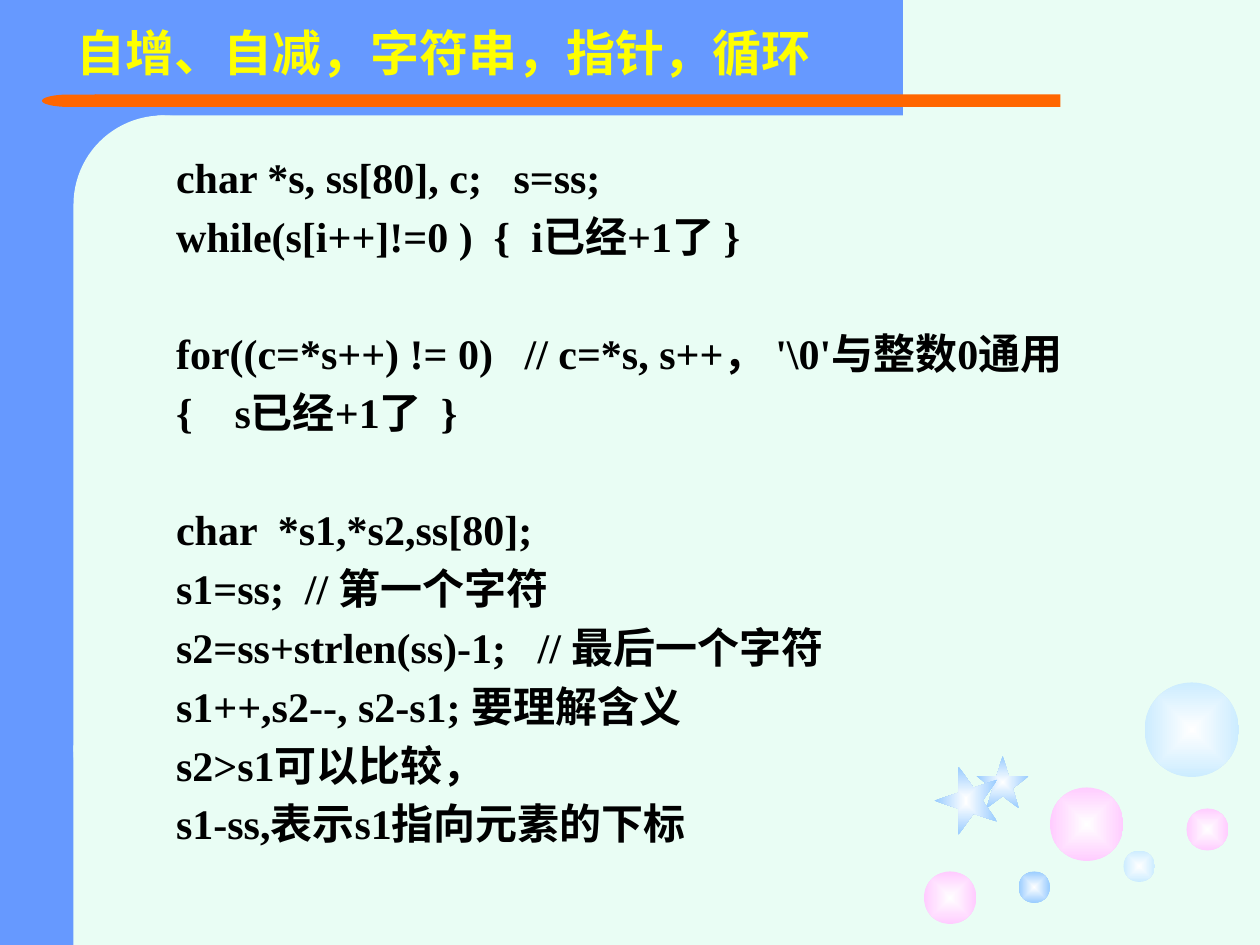
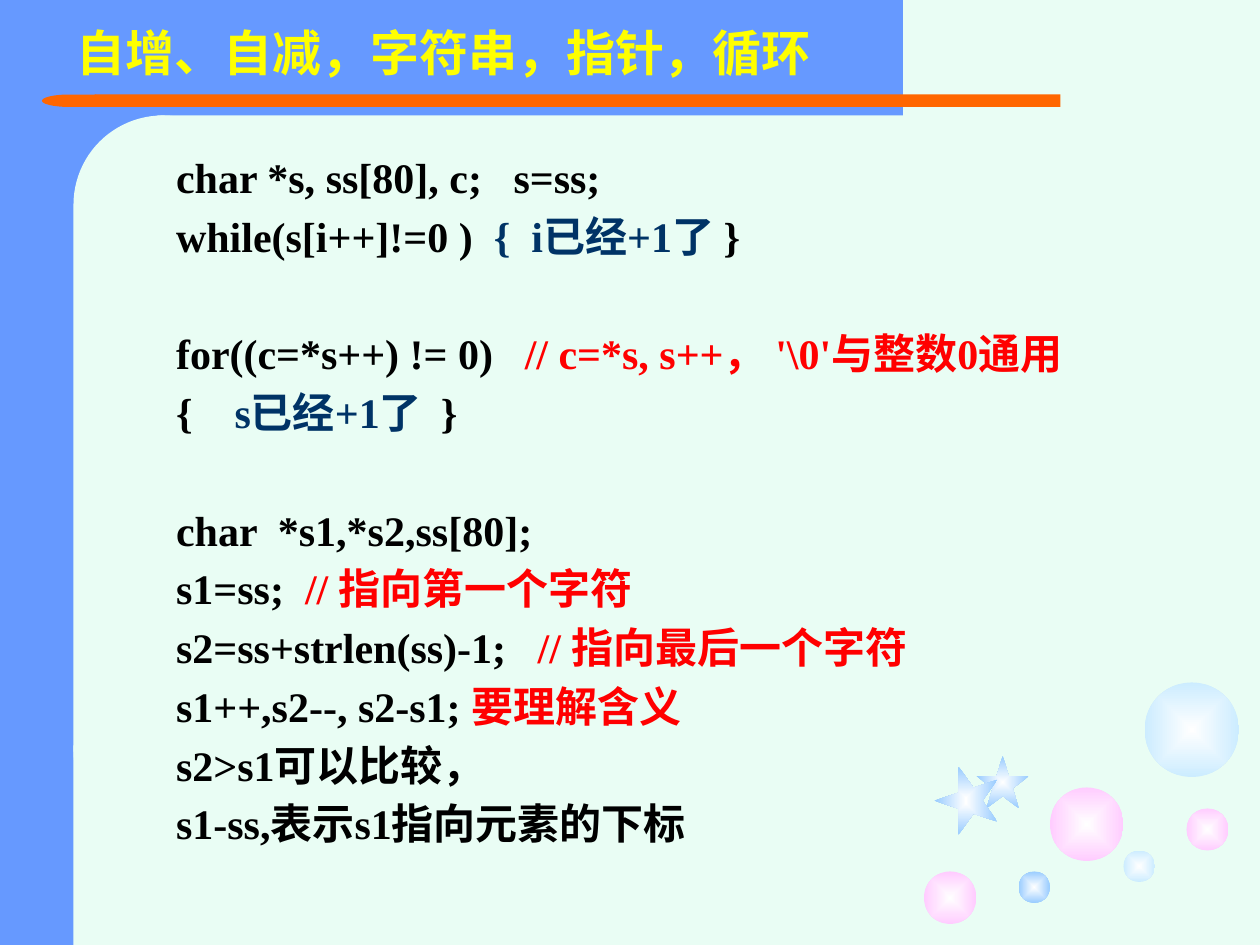
Before and after one commit to jtrfid/C-Repositories, a slide deck: slide 23 of 2016/C语言/课件/复习.pptx (slide 21 before the commit). Drawn at 1260x945 pixels with LibreOffice and Linux fonts; fonts in the diff are those of the drawing. Boxes give left, top, right and bottom in pixels: in the first picture for what was removed or moved away, otherwise in the second. Text is boxed around its words. In the diff, an @@ line names an element or a change of style, - is before the commit and + after.

```diff
--- a/2016/C语言/课件/复习.pptx
+++ b/2016/C语言/课件/复习.pptx
@@ text at box(176, 219, 1062, 729): text colour #000000 to #003366 in "{ i已经+1了", "s已经+1了"; text colour #000000 to #FF0000 in "// c=*s, s++， '\0'与整数0通用", "要理解含义" @@
@@ text at box(176, 568, 908, 672): text changed @@
-s1=ss; // 第一个字符
-s2=ss+strlen(ss)-1; // 最后一个字符
+s1=ss; // 指向第一个字符
+s2=ss+strlen(ss)-1; // 指向最后一个字符
```
Also in this commit, not shown: 9 other slides changed, 14 slides added, 5 slides removed, 8 other files.
